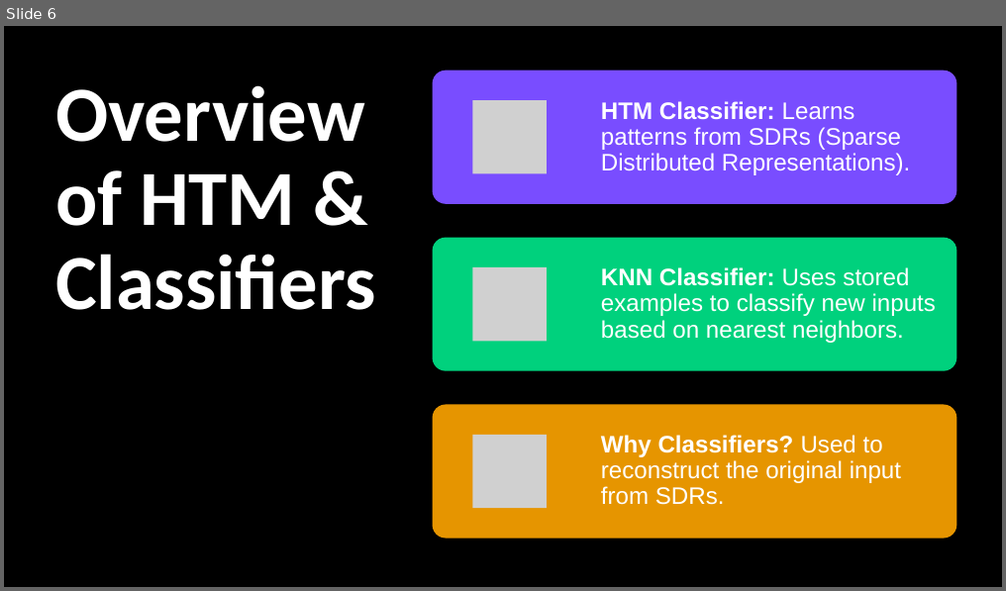
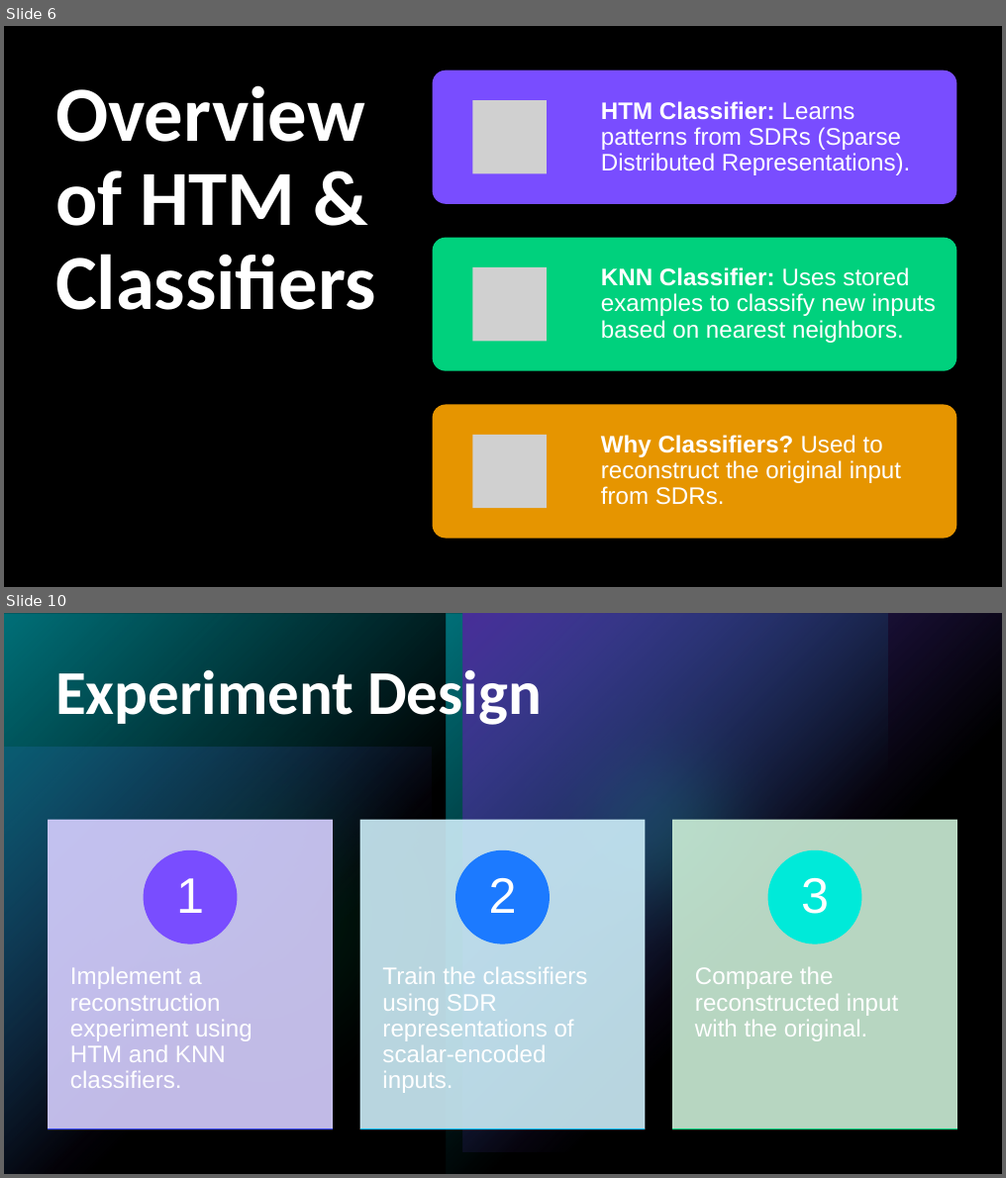
Before and after one commit to prnshubn/neocortexapi-team-untitled, a slide deck: source/Documentation_Team_Untitled/Team_Untitled_Presentation.pptx. Shown one above the other, each under a label of ours: slide 6 before the commit, slides 6 and 10 after it; the slides between them are not shown. The pictures are 1006x591 and 1006x1178 pixels, drawn with LibreOffice and Linux fonts; fonts in the diff are those of the drawing; grey boxes stand for pictures. Boxes give left, top, right and bottom in pixels: in the first picture for what was removed or moved away, otherwise in the second. Text is boxed around its words. In the diff, an @@ line names an element or a change of style, - is before the commit and + after.

Commit message:
Added flow diagram,Methodologies,Classifier process in PPT

```diff
--- a/source/Documentation_Team_Untitled/Team_Untitled_Presentation.pptx
+++ b/source/Documentation_Team_Untitled/Team_Untitled_Presentation.pptx
@@ slide 10 added at [4,613,1002,1174], background #000000; not listed: 5 template elements that a slide beside it also shows @@
@@ rectangle added at [4,613,1002,1174], fill #000000 at 40% opacity @@
@@ title added at [55,663,542,730], 60 pt, text #FFFFFF, bold @@
+Experiment Design
@@ ellipse added at [475,646,829,998], fill #00D17D at 60% opacity @@
@@ group added at [49,820,957,1130]: 6 rectangles, 6 texts, 3 ellipses @@
+Implement a reconstruction experiment using HTM and KNN classifiers.
+1
+Train the classifiers using SDR representations of scalar-encoded inputs.
+2
+Compare the reconstructed input with the original.
+3
```
Also in this commit, not shown: 9 other slides added.
